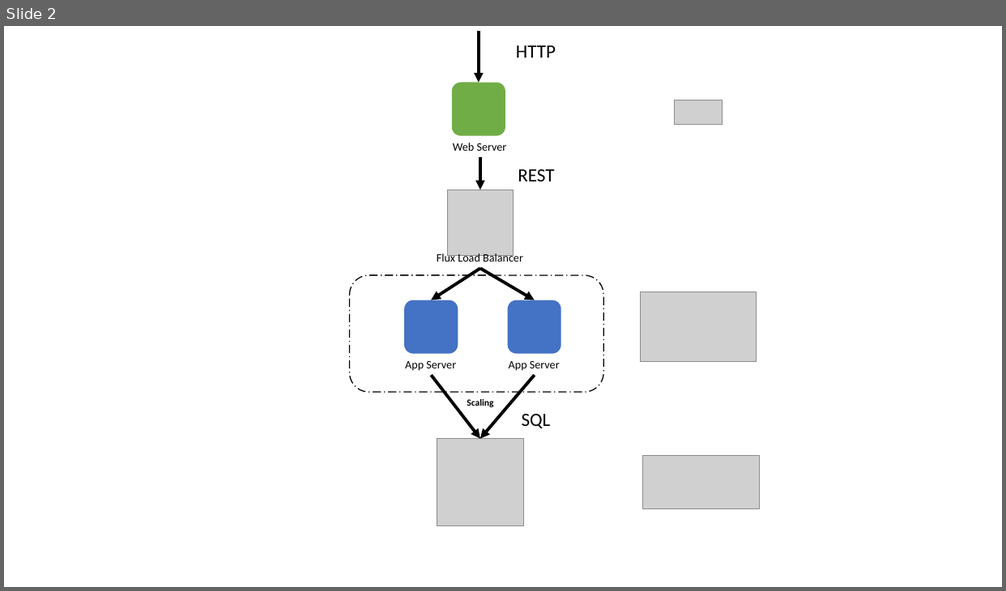
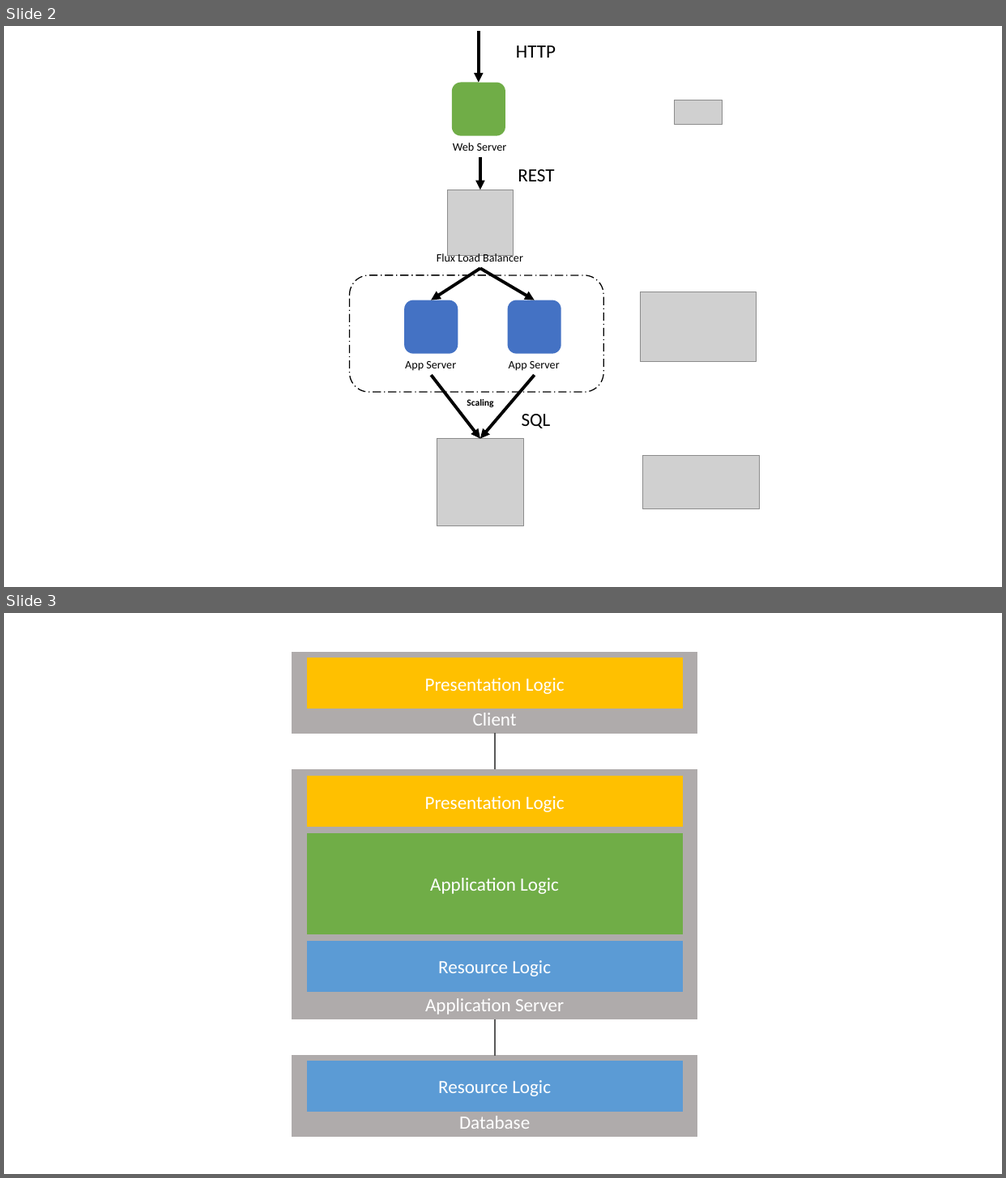
Before and after one commit to HSR-Bachelor-Dominik-Fabian/traffic-model-case-study-editor-documentation, a slide deck: Folien/Architektur.pptx. Shown one above the other, each under a label of ours: slide 2 before the commit, slides 2 and 3 after it. The pictures are 1006x591 and 1006x1178 pixels, drawn with LibreOffice and Linux fonts; fonts in the diff are those of the drawing; grey boxes stand for pictures. Boxes give left, top, right and bottom in pixels: in the first picture for what was removed or moved away, otherwise in the second. Text is boxed around its words. In the diff, an @@ line names an element or a change of style, - is before the commit and + after.

```diff
--- a/Folien/Architektur.pptx
+++ b/Folien/Architektur.pptx
@@ slide 3 added at [4, 613, 1002, 1174], background #FFFFFF @@
@@ rectangle added at [292, 652, 697, 733], fill #AFABAB, outline #AFABAB 1 pt, 18 pt, text #FFFFFF @@
+Client
@@ rectangle added at [307, 658, 682, 708], fill #FFC000, outline #FFC000 1 pt, 18 pt, text #FFFFFF @@
+Presentation Logic
@@ line added from (495, 734) to (495, 769), #595959 1.5 pt @@
@@ rectangle added at [292, 769, 697, 1020], fill #AFABAB, outline #AFABAB 1 pt, 18 pt, text #FFFFFF @@
+Application Server
@@ rectangle added at [307, 776, 682, 826], fill #FFC000, outline #FFC000 1 pt, 18 pt, text #FFFFFF @@
+Presentation Logic
@@ rectangle added at [307, 834, 682, 935], fill #70AD47, outline #70AD47 1 pt, 18 pt, text #FFFFFF @@
+Application Logic
@@ rectangle added at [307, 942, 682, 992], fill #5B9BD5, outline #5B9BD5 1 pt, 18 pt, text #FFFFFF @@
+Resource Logic
@@ line added from (495, 1020) to (495, 1056), #595959 1.5 pt @@
@@ rectangle added at [292, 1056, 697, 1136], fill #AFABAB, outline #AFABAB 1 pt, 18 pt, text #FFFFFF @@
+Database
@@ rectangle added at [307, 1062, 682, 1112], fill #5B9BD5, outline #5B9BD5 1 pt, 18 pt, text #FFFFFF @@
+Resource Logic
```
Also in this commit, not shown: 4 other files.
